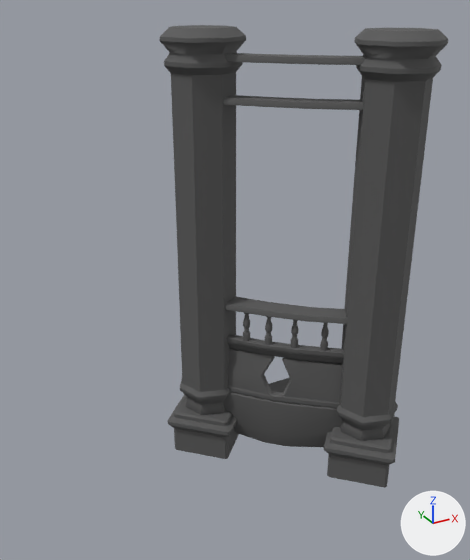
The FBX model GMTK2022/Assets/3D Assets/modules/1x1corner2.FBX: old version first, new version second.
Before and after are seen from a 50 mm camera at (-0.11, -6.9, 4.15) aimed at (1.88, -3.27, 2.33). Arrows for +X, +Y and +Z are at lower right; the lights stay in place. Where no turn or scale is listed for an object, it has been applied to the vertices.

Before the edit, the objects in view are built like this:
```python
me_mesh = bpy.data.meshes.new('Mesh')
me_mesh.from_pydata(...)  # 1093 vertices, 2134 faces; spans x -0.76..0.88, y -0.85..0.75, z 0.7..3.96
me_mesh.materials.append(mat_02___default)  # dark grey #585858
ob_box048 = bpy.data.objects.new('Box048', me_mesh)
ob_box048.location = (2.262, -3.234, 0.0)
```
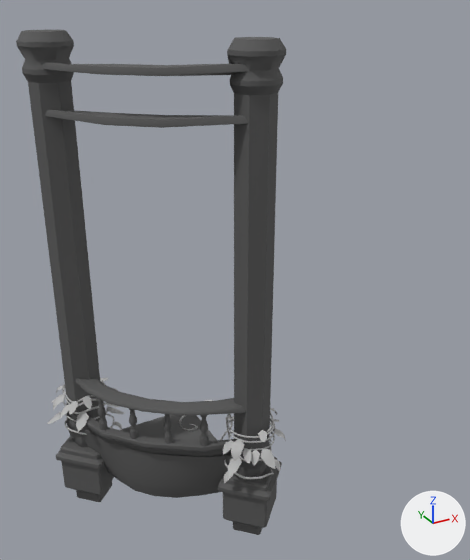
Pixel boxes [x1, y1, x2, y2] of what changed, in the pictures (470 x 560 px; the box of a moved part takes in the faces that stretch with it):
```json
{"object": "Box048", "change": "reshaped, moved", "before": [160, 25, 448, 488], "after": [16, 29, 286, 535], "on screen": "6% narrower, 9% taller"}
{"part": 1, "of": "me_mesh", "change": "moved or reshaped", "before": [160, 25, 246, 415], "after": [16, 29, 106, 447]}
{"part": 2, "of": "me_mesh", "change": "moved or reshaped", "before": [320, 323, 329, 351], "after": [200, 415, 209, 446]}
{"part": 3, "of": "me_mesh", "change": "moved or reshaped", "before": [290, 320, 298, 348], "after": [164, 414, 173, 444]}
{"part": 4, "of": "me_mesh", "change": "moved or reshaped", "before": [243, 313, 250, 341], "after": [96, 397, 108, 430]}
{"part": 5, "of": "me_mesh", "change": "moved or reshaped", "before": [265, 316, 272, 345], "after": [129, 409, 138, 439]}
{"part": 6, "of": "me_mesh", "change": "rebuilt", "before": [337, 27, 448, 441], "after": [227, 37, 286, 477], "on screen": "46% narrower, 6% taller"}
{"part": 7, "of": "me_mesh", "change": "rebuilt", "before": [227, 334, 344, 364], "after": [75, 378, 246, 416]}
{"part": 8, "of": "me_mesh", "change": "rebuilt", "before": [168, 394, 239, 459], "after": [56, 436, 114, 502], "on screen": "18% narrower"}
{"part": 9, "of": "me_mesh", "change": "rebuilt", "before": [324, 415, 399, 488], "after": [218, 457, 282, 535], "on screen": "14% narrower, 7% taller"}
{"part": 10, "of": "me_mesh", "change": "rebuilt", "before": [223, 95, 363, 110], "after": [45, 110, 248, 128], "on screen": "45% wider, 19% taller"}
{"part": 11, "of": "me_mesh", "change": "rebuilt", "before": [224, 53, 366, 65], "after": [42, 62, 249, 76], "on screen": "45% wider, 15% taller"}
{"part": 12, "of": "me_mesh", "change": "deleted", "before": [225, 296, 347, 324]}
{"part": 13, "of": "me_mesh", "change": "built on", "before": [223, 348, 342, 447], "after": [47, 378, 286, 498]}
```

Scene script edits in JSON lines:
```json
{"op": "add", "block": "mat_material__36", "code": ["mat_material__36 = principled_material('Material #36')", "mat_material__36.base_color = (0.5, 0.5, 0.5)  # grey #bcbcbc", "mat_material__36.roughness = 0.0"]}
{"block": "me_mesh", "where": "# used by ob_box048; location = (2.262, -3.234, 0.0)"}
{"op": "remove", "block": "me_mesh", "code": "me_mesh.from_pydata(...)  # 1093 vertices, 2134 faces; spans x -0.76..0.88, y -0.85..0.75, z 0.7..3.96"}
{"op": "add", "block": "me_mesh", "code": "me_mesh.from_pydata(...)  # 4610 vertices, 8624 faces; spans x -0.68..0.78, y -0.77..0.64, z 0.58..3.96"}
{"block": "me_mesh", "change": "me_mesh part 1: the loose piece of 91 vertices spanning x -0.68..-0.12, y 0.1..0.66, z 1.02..3.96 is scaled about its middle by (0.573, 0.573, 1)"}
{"block": "me_mesh", "change": "me_mesh part 2: the loose piece of 120 vertices spanning x 0.19..0.24, y -0.34..-0.29, z 1.76..2.02 is moved by (-0.04, -0.12, -0.38)"}
{"block": "me_mesh", "change": "me_mesh part 3: the loose piece of 120 vertices spanning x 0.02..0.07, y -0.2..-0.15, z 1.76..2.02 is moved by (-0.07, -0.12, -0.38)"}
{"block": "me_mesh", "change": "me_mesh part 4: the loose piece of 120 vertices spanning x -0.24..-0.18, y 0.06..0.12, z 1.76..2.02 is moved by (-0.15, -0.03, -0.38)"}
{"block": "me_mesh", "change": "me_mesh part 5: the loose piece of 120 vertices spanning x -0.13..-0.07, y -0.07..-0.02, z 1.76..2.02 is moved by (-0.11, -0.09, -0.38)"}
{"block": "me_mesh", "change": "me_mesh part 6: the loose piece of 91 vertices spanning x 0.22..0.78, y -0.77..-0.21, z 1.02..3.96 is rebuilt with 91 vertices and now spans x 0.34..0.66, y -0.65..-0.33, z 1.0..3.93"}
{"block": "me_mesh", "change": "me_mesh part 7: the loose piece of 80 vertices spanning x -0.54..0.52, y -0.49..0.52, z 1.63..1.76 is rebuilt with 42 vertices and now spans x -0.49..0.63, y -0.6..0.36, z 1.61..1.69"}
{"block": "me_mesh", "change": "me_mesh part 8: the loose piece of 72 vertices spanning x -0.76..-0.02, y 0.02..0.75, z 0.7..1.09 is rebuilt with 72 vertices and now spans x -0.65..-0.13, y 0.13..0.64, z 0.58..1.09"}
{"block": "me_mesh", "change": "me_mesh part 9: the loose piece of 72 vertices spanning x 0.14..0.88, y -0.85..-0.12, z 0.7..1.09 is rebuilt with 72 vertices and now spans x 0.25..0.77, y -0.74..-0.23, z 0.58..1.09"}
{"block": "me_mesh", "change": "me_mesh part 10: the loose piece of 24 vertices spanning x -0.41..0.45, y -0.47..0.35, z 3.49..3.53 is rebuilt with 24 vertices and now spans x -0.49..0.51, y -0.59..0.4, z 3.46..3.55"}
{"block": "me_mesh", "change": "me_mesh part 11: the loose piece of 24 vertices spanning x -0.41..0.45, y -0.47..0.35, z 3.76..3.8 is rebuilt with 24 vertices and now spans x -0.49..0.52, y -0.59..0.4, z 3.73..3.82"}
{"block": "me_mesh", "change": "me_mesh part 12: the loose piece of 24 vertices spanning x -0.38..0.48, y -0.5..0.32, z 2.01..2.05 is deleted"}
{"block": "me_mesh", "change": "me_mesh part 13: 117 vertices removed from x -0.54..0.5, y -0.5..0.49, z 0.84..1.64; 3696 vertices added at x -0.68..0.78, y -0.77..0.64, z 0.84..1.56"}
{"op": "add", "block": "me_mesh", "code": "me_mesh.materials.append(mat_material__36)  # grey #bcbcbc"}
{"op": "set", "path": "ob_box048.location", "old": "(2.262, -3.234, 0.0)", "new": "(1.254, -3.234, 0.0)"}
```
